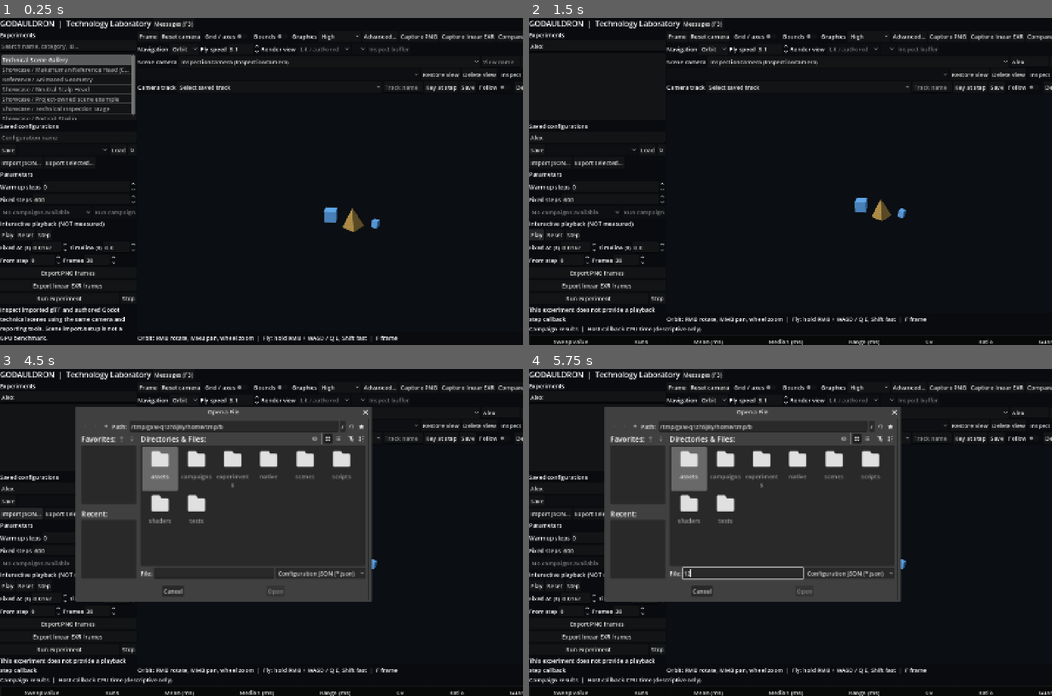
Above: before the commit, frames 1-4 (two rows, left to right).
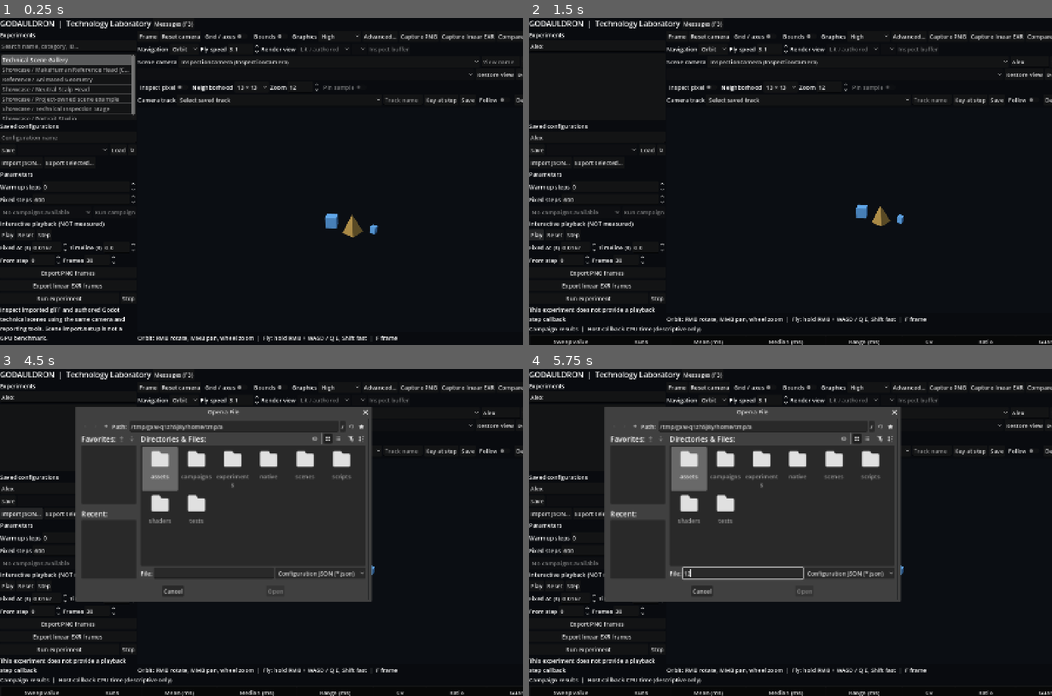
Above: after the commit, the same moments.

Repository: thomthehound/Godauldron
Game: Godot game, scene res://scenes/main.tscn
Two runs of this game, one before a commit and one after it. Both use one fixed random seed, a clock stepped at 60 frames per second and the inputs below.
Inputs (mouse positions are in pixels of both pictures, inside the frame that each line leads up to):
- Up to frame 1 (0.25 s): no input
- Up to frame 2 (1.5 s): click (596, 47) at 0.52 s; type "Alex" at 0.6 s; click (596, 135) at 0.75 s; type "Alex" at 0.83 s; click (1031, 60) at 0.98 s; type "Alex" at 1.07 s; click "Play" at 1.25 s
- Up to frame 3 (4.5 s): click "Play" at 2 s; click "Messages (F3)" at 2.75 s; click "↻" at 3.5 s; click "Import JSON…" at 4.25 s
- Up to frame 4 (5.75 s): click (743, 571) at 5.02 s; type "12" at 5.1 s

The runs differ from the first frame. In frame 1, 1.4% of the frame differs, in the area x 26-100%, y 16-68%; in frame 2, 1.3%; in frame 3, 0.6%; in frame 4, 0.6%.

Commit message:
Add bounded magnifier zoom, pinning and informative rendered-pixel neighborhood measurements

Diff:
--- a/scripts/laboratory.gd
+++ b/scripts/laboratory.gd
@@ -105,6 +105,9 @@
 var _pixel_panel: HBoxContainer
 var _pixel_texture: TextureRect
 var _pixel_info: Label
+var _pixel_tile_picker: OptionButton
+var _pixel_zoom_spin: SpinBox
+var _pixel_pin: CheckButton
 var _last_pixel_sample: Dictionary = {}
 var _list: ItemList
 var _catalog_search: LineEdit
@@ -520,10 +523,40 @@
 	delete_view.text = "Delete view"
 	delete_view.pressed.connect(_delete_inspection_view)
 	bookmark_row.add_child(delete_view)
+	var pixel_tools := HBoxContainer.new()
+	viewer.add_child(pixel_tools)
 	_pixel_toggle = CheckButton.new()
 	_pixel_toggle.text = "Inspect pixel"
-	_pixel_toggle.tooltip_text = "One-shot viewport readback on next left-click, outside measured runs"
-	bookmark_row.add_child(_pixel_toggle)
+	_pixel_toggle.tooltip_text = "Click once to inspect an actual rendered pixel; GPU readback is forbidden during measured runs"
+	pixel_tools.add_child(_pixel_toggle)
+	var region_label := Label.new()
+	region_label.text = "Neighborhood"
+	pixel_tools.add_child(region_label)
+	_pixel_tile_picker = OptionButton.new()
+	for side in PixelInspector.TILE_CHOICES:
+		_pixel_tile_picker.add_item("%d × %d" % [side, side])
+		_pixel_tile_picker.set_item_metadata(_pixel_tile_picker.item_count - 1, side)
+	_pixel_tile_picker.select(1)
+	_pixel_tile_picker.tooltip_text = "Region captured on the next click; metrics exclude duplicated border texels"
+	pixel_tools.add_child(_pixel_tile_picker)
+	var zoom_label := Label.new()
+	zoom_label.text = "Zoom"
+	pixel_tools.add_child(zoom_label)
+	_pixel_zoom_spin = SpinBox.new()
+	_pixel_zoom_spin.min_value = 4
+	_pixel_zoom_spin.max_value = 12
+	_pixel_zoom_spin.step = 2
+	_pixel_zoom_spin.value = 12
+	_pixel_zoom_spin.custom_minimum_size = Vector2(72, 0)
+	_pixel_zoom_spin.tooltip_text = "Resize the existing magnifier without another GPU readback"
+	_pixel_zoom_spin.value_changed.connect(_resize_pixel_tile)
+	pixel_tools.add_child(_pixel_zoom_spin)
+	_pixel_pin = CheckButton.new()
+	_pixel_pin.text = "Pin sample"
+	_pixel_pin.disabled = true
+	_pixel_pin.tooltip_text = "Freeze this captured pixel and its provenance; unpin before clicking another"
+	_pixel_pin.toggled.connect(_pin_pixel_sample)
+	pixel_tools.add_child(_pixel_pin)
 	var track_row := HBoxContainer.new()
 	viewer.add_child(track_row)
 	var track_label := Label.new()
@@ -1902,7 +1935,10 @@
 		_viewport.debug_draw = Viewport.DEBUG_DRAW_DISABLED
 	_diagnostic_picker.select(0)
 	_pixel_panel.visible = false
+	_pixel_texture.texture = null
 	_last_pixel_sample.clear()
+	_pixel_pin.set_pressed_no_signal(false)
+	_pixel_pin.disabled = true
 	_pixel_toggle.button_pressed = false
 	_track_enabled.set_pressed_no_signal(false)
 	_active_track.clear()
@@ -2388,6 +2424,9 @@
 
 
 func _inspect_rendered_pixel(local_point: Vector2) -> void:
+	if _pixel_pin.button_pressed:
+		_status.text = "Pixel sample is pinned; unpin before selecting another frame"
+		return
 	if _active_scene == null or _has_active_run() or _capture_pending:
 		_status.text = "Pixel inspection requires an idle or unmeasured playback scene"
 		return
@@ -2409,7 +2448,9 @@
 		_status.text = "Pixel inspection failed: no viewport texture"
 		return
 	var rendered: Image = texture.get_image()
-	var result: Dictionary = PixelInspector.sample(rendered, local_point, viewport_size)
+	var selected_size: int = int(_pixel_tile_picker.get_item_metadata(_pixel_tile_picker.selected))
+	var result: Dictionary = PixelInspector.sample(rendered, local_point, viewport_size,
+		selected_size)
 	_capture_pending = false
 	if not bool(result.get("ok", false)):
 		_status.text = "Pixel inspection failed: " + String(result.get("error", "unknown"))
@@ -2422,14 +2463,55 @@
 		"render_diagnostic": _diagnostic_provenance(),
 		"pixel": [position.x, position.y],
 		"rgba8": rgba.duplicate(),
-		"render_size": [rendered.get_width(), rendered.get_height()]
+		"render_size": [rendered.get_width(), rendered.get_height()],
+		"tile_size": int(result["tile_size"]),
+		"sampled_pixels": int(result["sampled_pixels"]),
+		"clamped_border_texels": int(result["clamped_border_texels"]),
+		"rgb_min": result["rgb_min"].duplicate(),
+		"rgb_max": result["rgb_max"].duplicate(),
+		"rgb_mean": result["rgb_mean"].duplicate(),
+		"encoded_luma_mean": result["encoded_luma_mean"],
+		"encoded_luma_min": result["encoded_luma_min"],
+		"encoded_luma_max": result["encoded_luma_max"],
+		"pinned": false
 	}
 	_pixel_texture.texture = ImageTexture.create_from_image(result["tile"])
-	_pixel_info.text = "Rendered pixel %d, %d / %d × %d\nRGBA8: %d, %d, %d, %d\n13 × 13 texels · nearest-neighbor magnification\nDisplayed output color, not linear HDR radiance or GPU timing" % [
+	_resize_pixel_tile(_pixel_zoom_spin.value)
+	var mean_rgb: Array = result["rgb_mean"]
+	_pixel_info.text = "Pixel %d, %d / %d × %d | RGBA8 %d, %d, %d, %d\n" % [
 		position.x, position.y, rendered.get_width(), rendered.get_height(),
 		rgba[0], rgba[1], rgba[2], rgba[3]
 	]
+	_pixel_info.text += "%d×%d neighborhood | %d in-bounds pixels, %d clamped display texels\n" % [
+		selected_size, selected_size, int(result["sampled_pixels"]),
+		int(result["clamped_border_texels"])
+	]
+	_pixel_info.text += "RGB8 min/mean/max: %s / (%.1f, %.1f, %.1f) / %s\n" % [
+		str(result["rgb_min"]), mean_rgb[0], mean_rgb[1], mean_rgb[2],
+		str(result["rgb_max"])
+	]
+	_pixel_info.text += "Encoded Y′ mean %.1f (range %.1f–%.1f) | final SDR, not linear HDR" % [
+		float(result["encoded_luma_mean"]), float(result["encoded_luma_min"]),
+		float(result["encoded_luma_max"])
+	]
+	_pixel_pin.set_pressed_no_signal(false)
+	_pixel_pin.disabled = false
 	_pixel_panel.visible = true
+
+
+func _resize_pixel_tile(_zoom: float) -> void:
+	if _pixel_texture == null or _pixel_zoom_spin == null:
+		return
+	var tile_size: int = int(_last_pixel_sample.get("tile_size", PixelInspector.TILE_SIZE))
+	var side: int = mini(tile_size * int(_pixel_zoom_spin.value), 264)
+	_pixel_texture.custom_minimum_size = Vector2(side, side)
+
+
+func _pin_pixel_sample(pinned: bool) -> void:
+	if _last_pixel_sample.is_empty():
+		_pixel_pin.set_pressed_no_signal(false)
+		return
+	_last_pixel_sample["pinned"] = pinned
 
 
 func _update_inspection_bounds() -> void:
